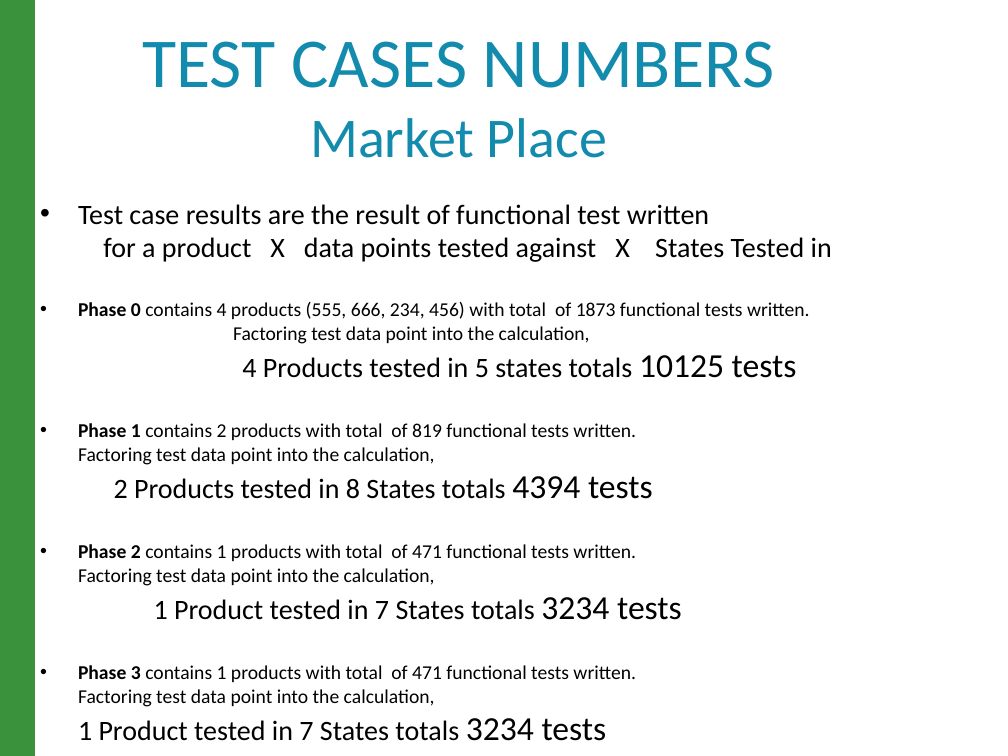
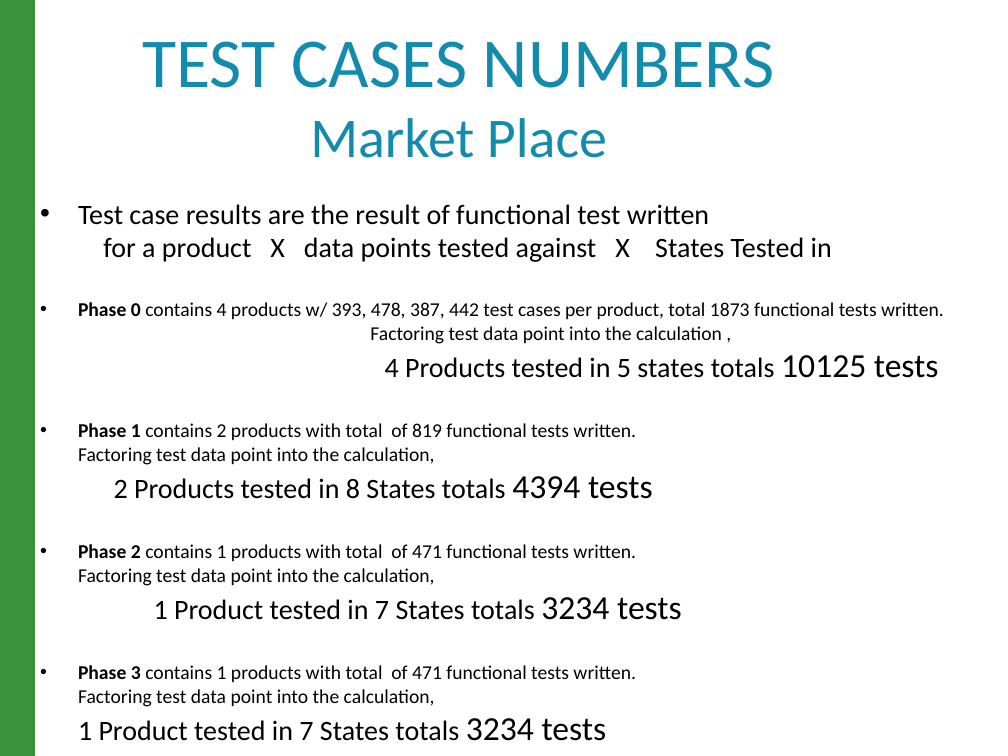
Before and after one commit to raghav9329/mainProf, a slide deck: slide 9 of CurrentWork_Delta/CX_StrategyPowerPoint.pptx. Drawn at 1008x756 pixels with LibreOffice and Linux fonts; fonts in the diff are those of the drawing. Boxes give left, top, right and bottom in pixels: in the first picture for what was removed or moved away, otherwise in the second. Text is boxed around its words. In the diff, an @@ line names an element or a change of style, - is before the commit and + after.

```diff
--- a/CurrentWork_Delta/CX_StrategyPowerPoint.pptx
+++ b/CurrentWork_Delta/CX_StrategyPowerPoint.pptx
@@ text at box(78, 302, 944, 378): text changed @@
-• Phase 0 contains 4 products (555, 666, 234, 456) with total of 1873 functional tests written. Factoring test data point into the calculation, 4 Products tested in 5 states totals 10125 tests
+• Phase 0 contains 4 products w/ 393, 478, 387, 442 test cases per product, total 1873 functional tests written. Factoring test data point into the calculation , 4 Products tested in 5 states totals 10125 tests
```
Also in this commit, not shown: 2 other slides changed, 1 other file.
